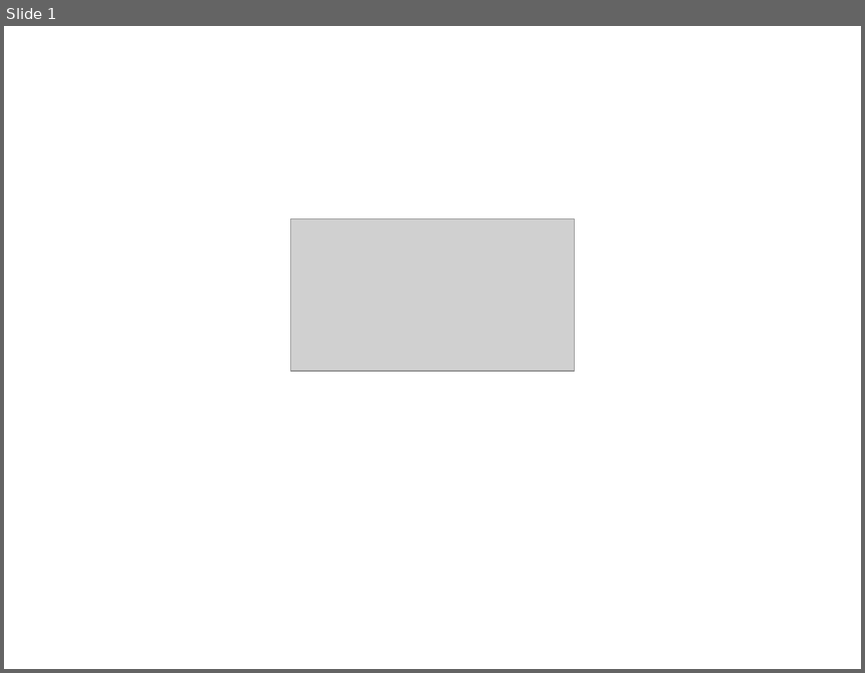
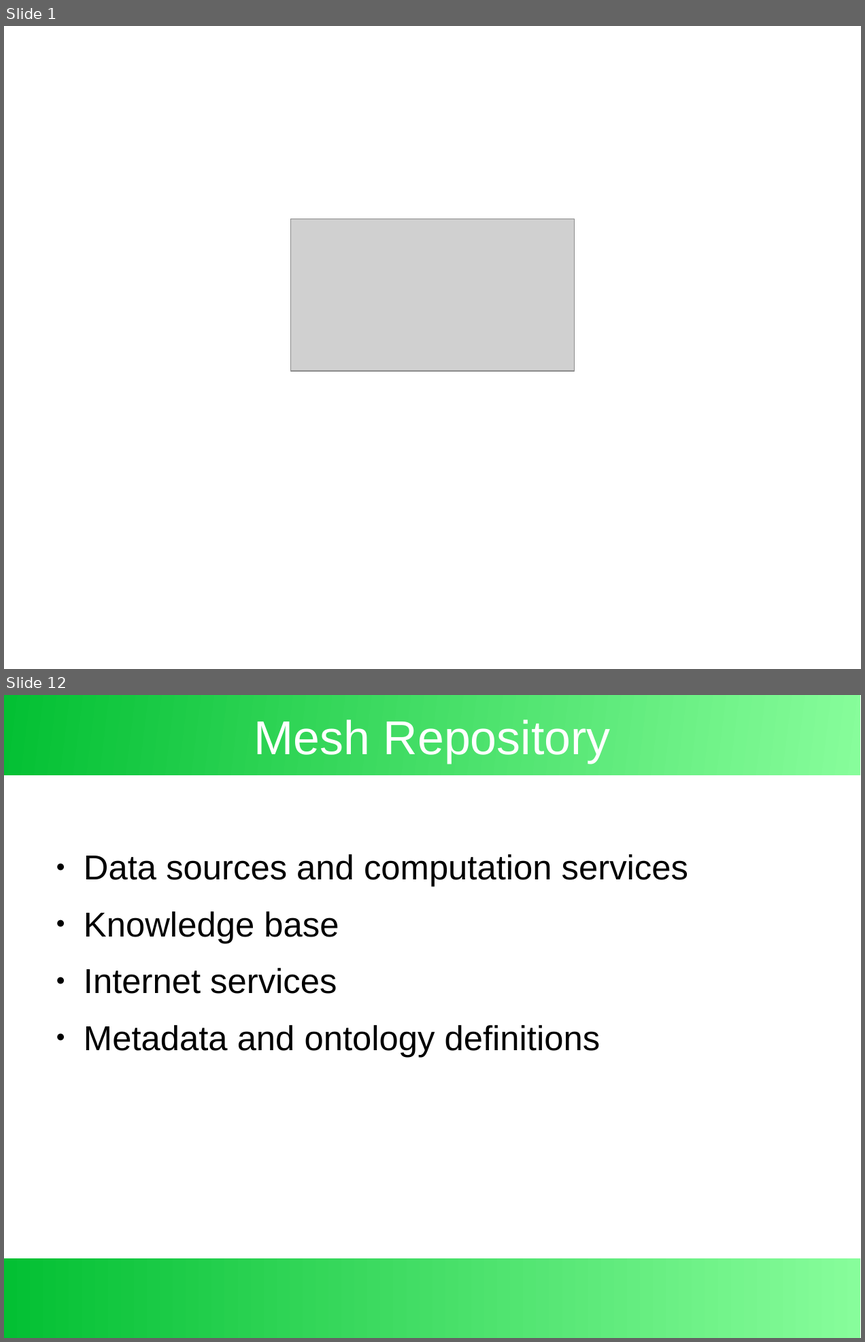
Before and after one commit to exbin/exbin-doc, a slide deck: presentation/exbin-overview.odp. Shown one above the other, each under a label of ours: slide 1 before the commit, slides 1 and 12 after it; the slides between them are not shown. The pictures are 865x673 and 865x1342 pixels, drawn with LibreOffice and Linux fonts; fonts in the diff are those of the drawing; grey boxes stand for pictures; background and template pictures are left out. Boxes give left, top, right and bottom in pixels: in the first picture for what was removed or moved away, otherwise in the second. Text is boxed around its words. In the diff, an @@ line names an element or a change of style, - is before the commit and + after.

```diff
--- a/presentation/exbin-overview.odp
+++ b/presentation/exbin-overview.odp
@@ slide 12 added at (4,695,861,1338), background #FFFFFF @@
@@ rectangle added at (4,695,861,775), fill gradient #87FD9B to #03C033 @@
@@ title added at (254,719,611,763), 44 pt, text #FFFFFF @@
+Mesh Repository
@@ text added at (84,854,688,1057), 32 pt, text #000000 @@
+● Data sources and computation services
+● Knowledge base
+● Internet services
+● Metadata and ontology definitions
@@ rectangle added at (4,1258,861,1338), fill gradient #87FD9B to #03C033 @@
```
Also in this commit, not shown: 5 slides changed, 7 other slides added, 1 slide removed, 2 other files.
